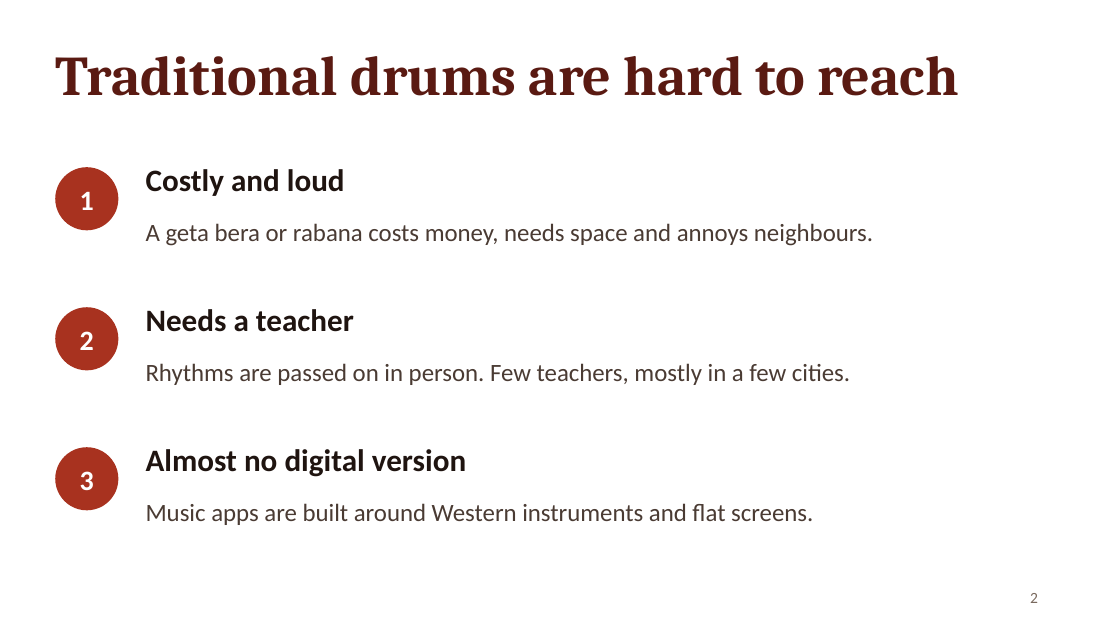
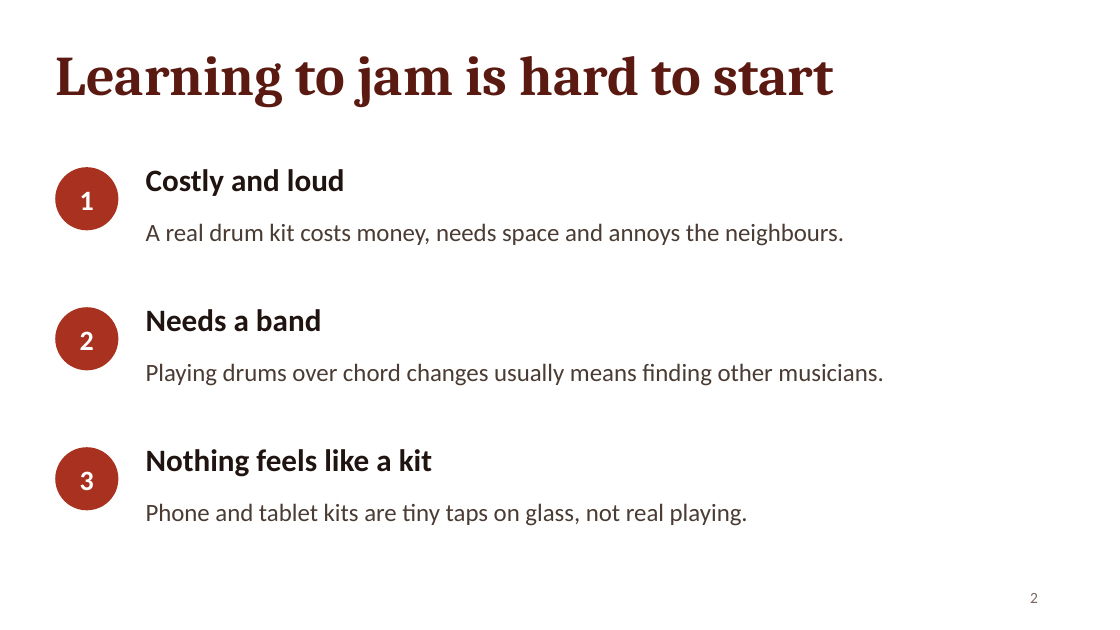
Before and after one commit to chamathyashohara/SoundSpace-visionOS, a slide deck: slide 2 of Docs/Pitch/SoundSpace-Pitch.pptx. Drawn at 1120x630 pixels with LibreOffice and Linux fonts; fonts in the diff are those of the drawing. Boxes give left, top, right and bottom in pixels: in the first picture for what was removed or moved away, otherwise in the second. Text is boxed around its words. In the diff, an @@ line names an element or a change of style, - is before the commit and + after.

```diff
--- a/Docs/Pitch/SoundSpace-Pitch.pptx
+++ b/Docs/Pitch/SoundSpace-Pitch.pptx
@@ text at bbox=[56, 56, 834, 107]: text changed @@
-Traditional drums are hard to reach
+Learning to jam is hard to start
@@ text at bbox=[146, 223, 844, 246]: text changed @@
-A geta bera or rabana costs money, needs space and annoys neighbours.
+A real drum kit costs money, needs space and annoys the neighbours.
@@ text at bbox=[146, 309, 322, 332]: text changed @@
-Needs a teacher
+Needs a band
@@ text at bbox=[146, 363, 883, 386]: text changed @@
-Rhythms are passed on in person. Few teachers, mostly in a few cities.
+Playing drums over chord changes usually means finding other musicians.
@@ text at bbox=[146, 449, 432, 477]: text changed @@
-Almost no digital version
+Nothing feels like a kit
@@ text at bbox=[146, 503, 748, 526]: text changed @@
-Music apps are built around Western instruments and flat screens.
+Phone and tablet kits are tiny taps on glass, not real playing.
```
Also in this commit, not shown: 8 other slides changed, 1 other file.
